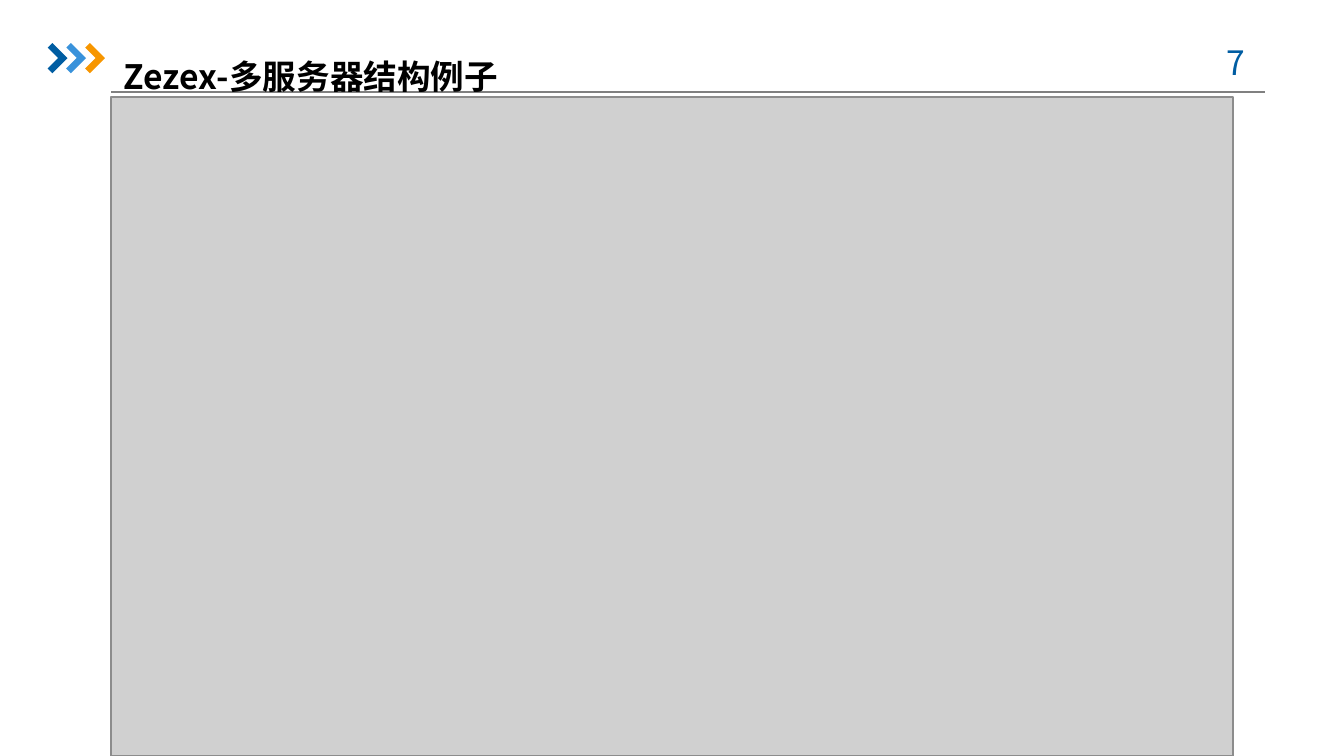
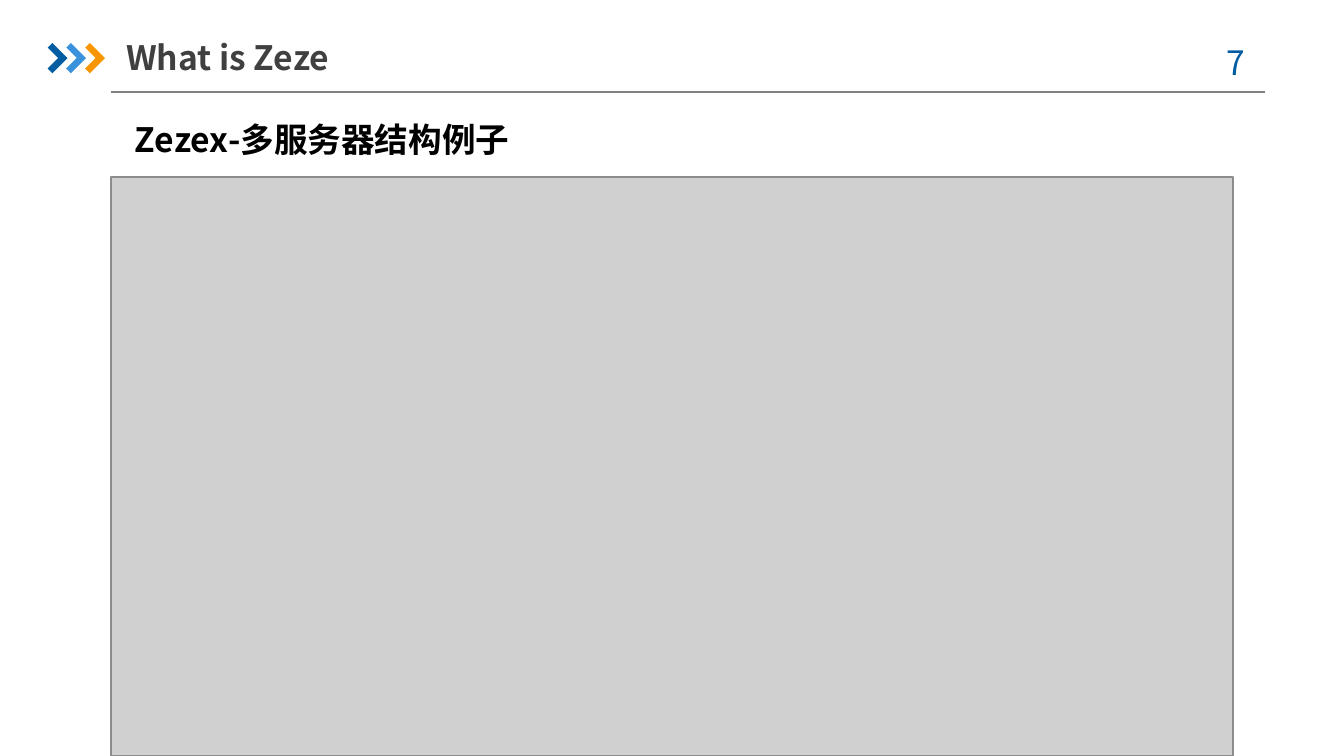
Before and after one commit to e2wugui/zeze, a slide deck: slide 7 of doc/基于缓存同步的分布式事务服务器框架.pptx. Drawn at 1344x756 pixels with LibreOffice and Linux fonts; fonts in the diff are those of the drawing; grey boxes stand for pictures; background and template pictures are left out. Boxes give left, top, right and bottom in pixels: in the first picture for what was removed or moved away, otherwise in the second. Text is boxed around its words. In the diff, an @@ line names an element or a change of style, - is before the commit and + after.

```diff
--- a/doc/基于缓存同步的分布式事务服务器框架.pptx
+++ b/doc/基于缓存同步的分布式事务服务器框架.pptx
@@ text added at (126,43,330,71), 18 pt, text #404040, bold @@
+What is Zeze
@@ text "Zezex-多服务器结构例子" rewrapped from (124,60,499,98) to (135,123,510,155) @@
@@ picture: place and size @@
-picture at (112,97,1234,755)
+picture at (112,177,1234,756)
```
Also in this commit, not shown: 1 other slide changed, 1 slide removed, 1 other file.
